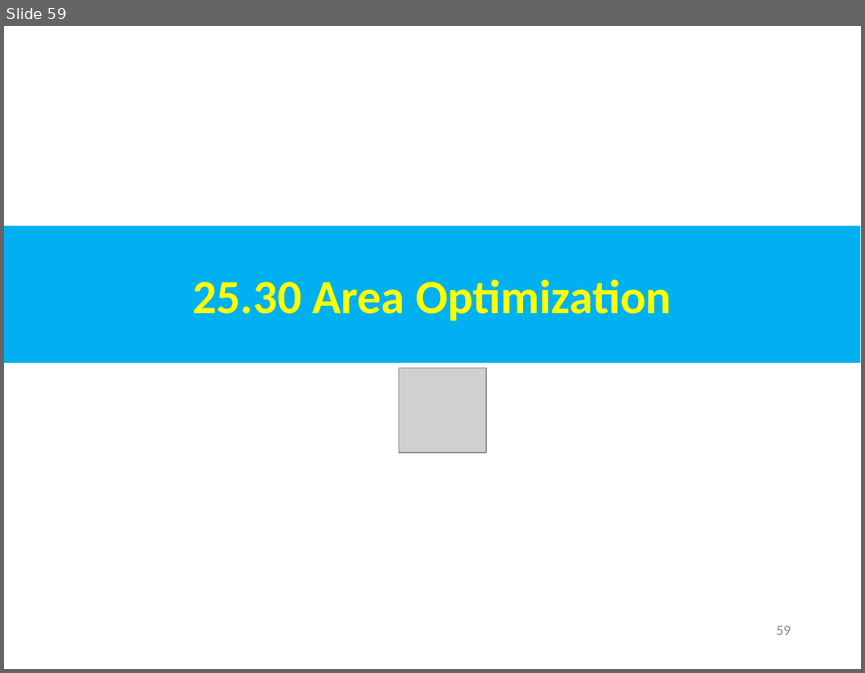
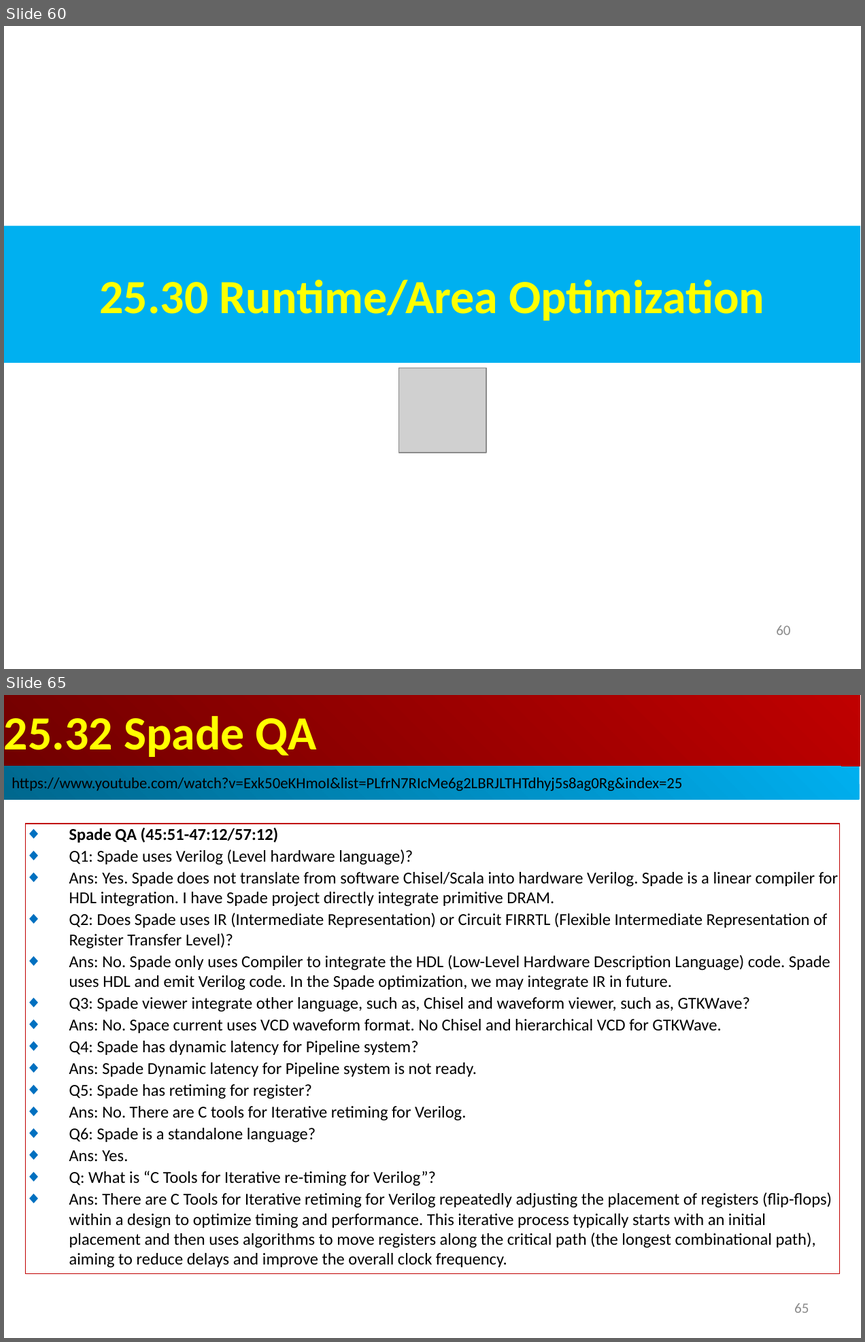
Before and after one commit to peterhchen/AIU_CS800_Chisel, a slide deck: 500_UCSC_HWD/025_Spade_HDL/000_Video/025.Spade_HDL.ppt. Shown one above the other, each under a label of ours: slide 59 before the commit, slides 60 and 65 after it; the slides between them are not shown. The pictures are 865x673 and 865x1342 pixels, drawn with LibreOffice and Linux fonts; fonts in the diff are those of the drawing; grey boxes stand for pictures. Boxes give left, top, right and bottom in pixels: in the first picture for what was removed or moved away, otherwise in the second. Text is boxed around its words. In the diff, an @@ line names an element or a change of style, - is before the commit and + after.

```diff
--- a/500_UCSC_HWD/025_Spade_HDL/000_Video/025.Spade_HDL.ppt
+++ b/500_UCSC_HWD/025_Spade_HDL/000_Video/025.Spade_HDL.ppt
@@ slide 65 added at bbox=[4, 695, 861, 1338], background #FFFFFF @@
@@ rectangle added at bbox=[4, 695, 860, 766], fill gradient #BF0000 to #710000, 40 pt, text #FFFF00, bold @@
+25.32 Spade QA
@@ rectangle added at bbox=[4, 766, 859, 800], fill gradient #00AFEF to #00688E, 13 pt, text #000000 @@
+https://www.youtube.com/watch?v=Exk50eKHmoI&list=PLfrN7RIcMe6g2LBRJLTHTdhyj5s8ag0Rg&index=25
@@ rectangle added at bbox=[26, 824, 839, 1273], outline #C00000 0.74 pt, 14 pt, text #000000 @@
+◆ Spade QA (45:51-47:12/57:12)
+◆ Q1: Spade uses Verilog (Level hardware language)?
+◆ Ans: Yes. Spade does not translate from software Chisel/Scala into hardware Verilog. Spade is a linear compiler for HDL integration. I have Spade project directly integrate primitive DRAM.
+◆ Q2: Does Spade uses IR (Intermediate Representation) or Circuit FIRRTL (Flexible Intermediate Representation of Register Transfer Level)?
+◆ Ans: No. Spade only uses Compiler to integrate the HDL (Low-Level Hardware Description Language) code. Spade uses HDL and emit Verilog code. In the Spade optimization, we may integrate IR in future.
+◆ Q3: Spade viewer integrate other language, such as, Chisel and waveform viewer, such as, GTKWave?
+◆ Ans: No. Space current uses VCD waveform format. No Chisel and hierarchical VCD for GTKWave.
+◆ Q4: Spade has dynamic latency for Pipeline system?
+◆ Ans: Spade Dynamic latency for Pipeline system is not ready.
+◆ Q5: Spade has retiming for register?
+◆ Ans: No. There are C tools for Iterative retiming for Verilog.
+◆ Q6: Spade is a standalone language?
+◆ Ans: Yes.
+◆ Q: What is “C Tools for Iterative re-timing for Verilog”?
+◆ Ans: There are C Tools for Iterative retiming for Verilog repeatedly adjusting the placement of registers (flip-flops) within a design to optimize timing and performance. This iterative process typically starts with an initial placement and then uses algorithms to move registers along the critical path (the longest combinational path), aiming to reduce delays and improve the overall clock frequency.
@@ page number added at bbox=[794, 1303, 808, 1312], 12 pt, text #8B8B8B @@
+65
@@ what was slide 59 is now slide 60 @@
@@ slide 60 changed as well @@
@@ text in rectangle at bbox=[99, 279, 764, 320]: text changed @@
-25.30 Area Optimization
+25.30 Runtime/Area Optimization
@@ page number at bbox=[776, 625, 790, 635]: text changed @@
-59
+60
```
Also in this commit, not shown: 2 other slides changed, 4 other slides added.
